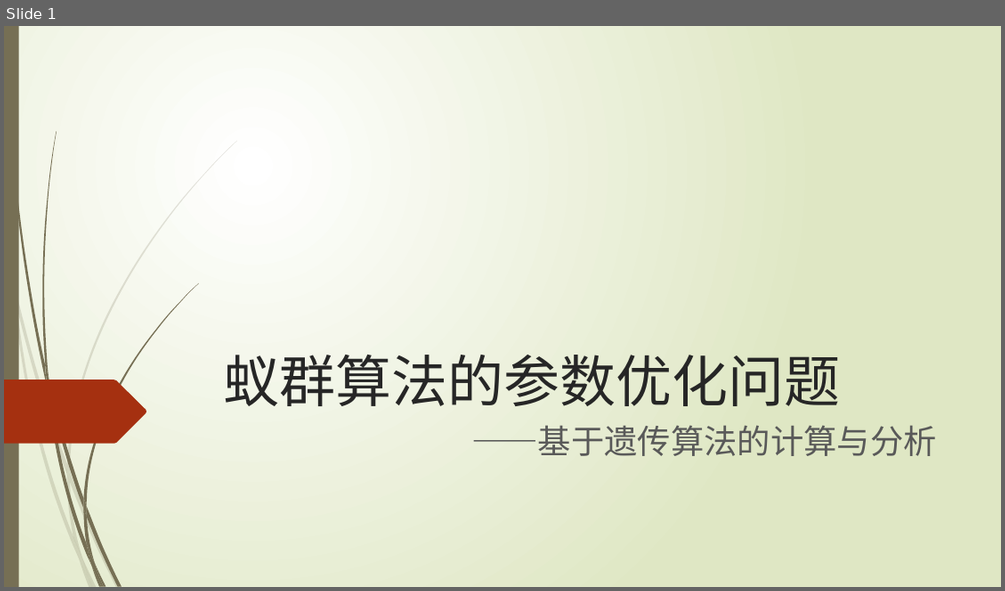
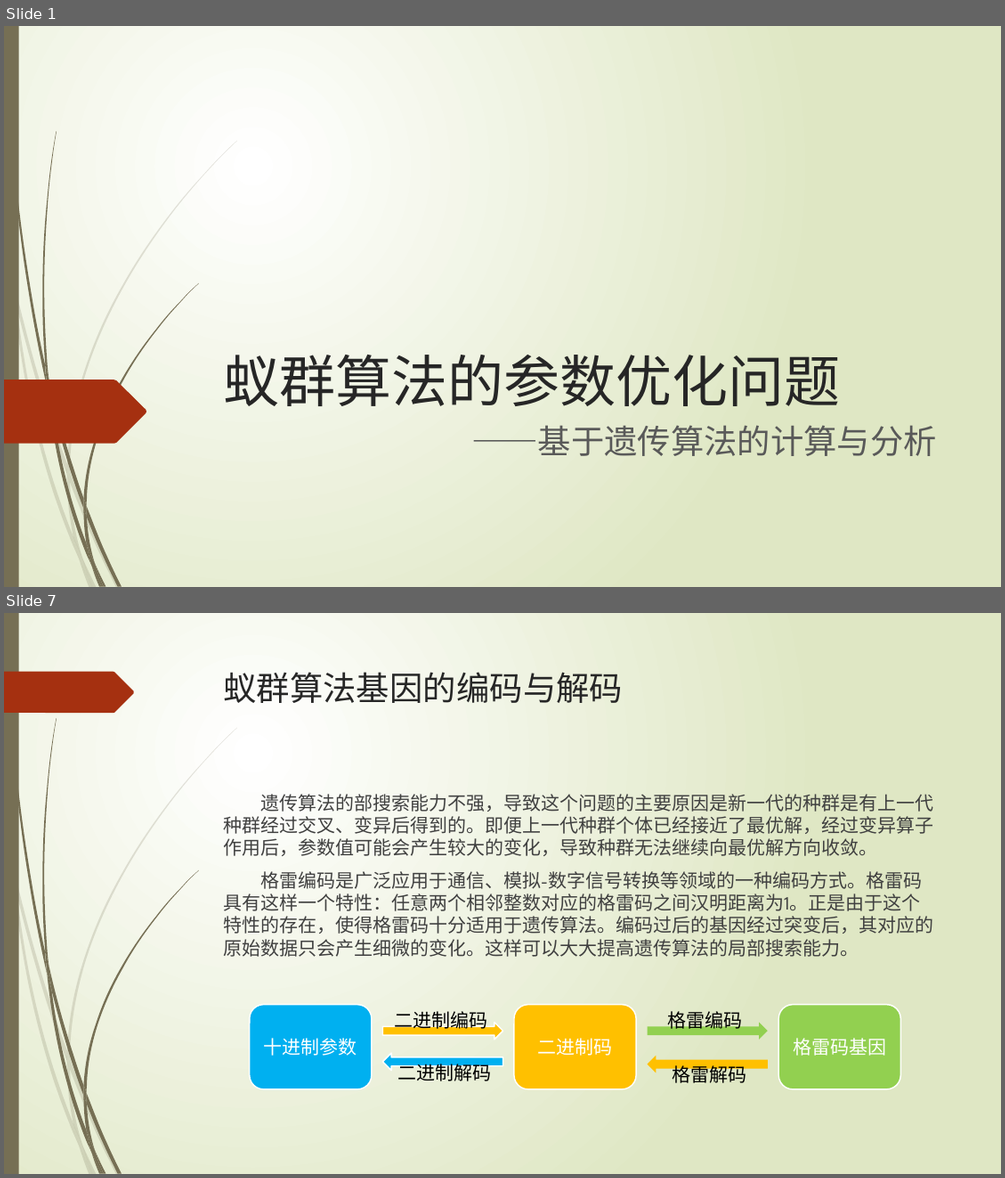
Before and after one commit to sigh0829/ga_aco, a slide deck: src/main/resources/draft/答辩演示文稿.pptx. Shown one above the other, each under a label of ours: slide 1 before the commit, slides 1 and 7 after it; the slides between them are not shown. The pictures are 1005x591 and 1005x1178 pixels, drawn with LibreOffice and Linux fonts; fonts in the diff are those of the drawing. Boxes give left, top, right and bottom in pixels: in the first picture for what was removed or moved away, otherwise in the second. Text is boxed around its words. In the diff, an @@ line names an element or a change of style, - is before the commit and + after.

```diff
--- a/src/main/resources/draft/答辩演示文稿.pptx
+++ b/src/main/resources/draft/答辩演示文稿.pptx
@@ slide 7 added at (x1=4, y1=613, x2=1001, y2=1174), background gradient #FFFFFF to #DFE8C4; not listed: 23 template elements that a slide beside it also shows @@
@@ freeform shape added at (x1=4, y1=672, x2=134, y2=713), fill #A53010 @@
@@ title added at (x1=224, y1=672, x2=623, y2=703), 32 pt, text #262626 @@
+蚁群算法基因的编码与解码
@@ text added at (x1=223, y1=791, x2=933, y2=957), 18 pt, text #404040 @@
+遗传算法的部搜索能力不强，导致这个问题的主要原因是新一代的种群是有上一代种群经过交叉、变异后得到的。即便上一代种群个体已经接近了最优解，经过变异算子作用后，参数值可能会产生较大的变化，导致种群无法继续向最优解方向收敛。
+格雷编码是广泛应用于通信、模拟-数字信号转换等领域的一种编码方式。格雷码具有这样一个特性：任意两个相邻整数对应的格雷码之间汉明距离为1。正是由于这个特性的存在，使得格雷码十分适用于遗传算法。编码过后的基因经过突变后，其对应的原始数据只会产生细微的变化。这样可以大大提高遗传算法的局部搜索能力。
@@ rounded rectangle added at (x1=250, y1=1004, x2=372, y2=1088), fill #00B0F0, outline #FFFFFF 1.25 pt, 18 pt, text #FFFFFF @@
+十进制参数
@@ rounded rectangle added at (x1=514, y1=1004, x2=636, y2=1088), fill #FFC000, outline #FFFFFF 1.25 pt, 18 pt, text #FFFFFF @@
+二进制码
@@ rounded rectangle added at (x1=778, y1=1004, x2=900, y2=1088), fill #92D050, outline #FFFFFF 1.25 pt, 18 pt, text #FFFFFF @@
+格雷码基因
@@ right arrow added at (x1=382, y1=1022, x2=502, y2=1039), fill #FFC000, outline #FFFFFF 1.25 pt, 18 pt, text #000000 @@
+二进制编码
@@ right arrow added at (x1=647, y1=1022, x2=768, y2=1039), fill #92D050, 18 pt, text #000000 @@
+格雷编码
@@ left arrow added at (x1=382, y1=1053, x2=502, y2=1070), fill #00B0F0, outline #FFFFFF 1.25 pt, 18 pt, text #000000 @@
+二进制解码
@@ left arrow added at (x1=647, y1=1055, x2=768, y2=1072), fill #FFC000, 18 pt, text #000000 @@
+格雷解码
```
Also in this commit, not shown: 2 slides changed, 4 other slides added, 1 slide removed.
